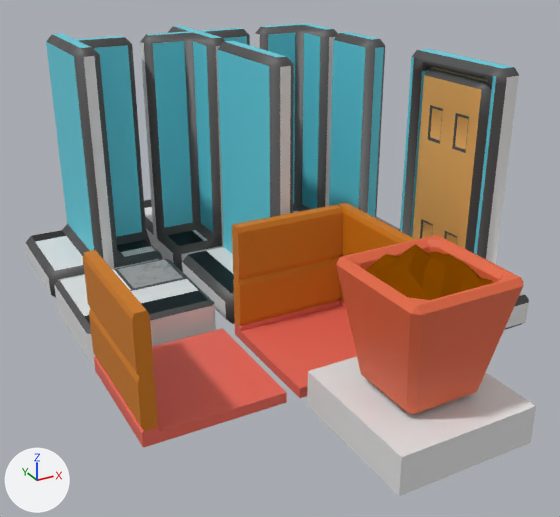
Before and after pictures for a commit that changed the Blender file Assets/Models/Greenhouse Walls/BuildingTiles.blend.
One viewpoint serves both versions: a 50 mm camera at (-2.74, -5.39, 2.95) aimed at (0.05, -0.33, 0.42). The axes (+X, +Y, +Z) are drawn at lower left. The lights are the same throughout.

Objects in the first picture: 'Cube', 'Door', 'Flat Wall', 'Floor Tile', 'Four Corner', 'Plane', 'Single Corner', 'SingleEdge', 'dirt inset corner', 'dirt inset edge', 'double Corner', 'planter'.
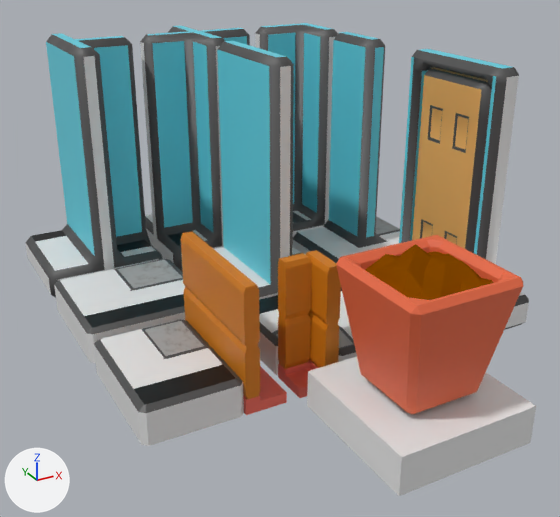
What differs and where, as boxes (x1, y1, x2, y2) in the pictures (560 x 517 px; the box of a moved part takes in the faces that stretch with it):
'dirt inset edge', reshaped (8% taller): before (83, 250, 287, 448); after (94, 232, 287, 446)
'dirt inset corner', reshaped: before (232, 203, 416, 398); after (258, 250, 357, 398)
'Plane', hidden: before (144, 200, 152, 215)
part 1 of me_cube_010, moved or reshaped: before (83, 250, 158, 431); after (181, 232, 260, 399)
part 2 of me_cube_010, added: after (94, 319, 244, 446)
part 3 of me_cube_010, moved or reshaped: before (94, 328, 287, 448); after (243, 366, 287, 415)
part 4 of me_cube_011, added: after (258, 288, 357, 375)
part 5 of me_cube_011, added (brown): after (305, 250, 341, 368)
part 6 of me_cube_011, added (brown): after (278, 253, 312, 369)
part 7 of me_cube_011, deleted (orange): before (338, 203, 416, 303)
part 8 of me_cube_011, deleted (brown): before (232, 205, 343, 326)
part 9 of me_cube_011, moved or reshaped: before (234, 299, 357, 398); after (278, 360, 318, 398)

What the commit changed:
me_cube_010 is used by ob_dirt_inset_edge; location (-1.1, -1.1, 0.0).
me_cube_010 had 44 vertices, 39 faces and spanned x -0.5..0.5, y -0.5..0.5, z 0.0..0.916.
me_cube_010 now has 68 vertices, 57 faces and spans x -0.5..0.5, y -0.5..0.5, z 0.0..0.916.
me_cube_010 part 1: the loose piece of 28 vertices spanning x -0.5..-0.395, y -0.5..0.5, z 0.116..0.916 is moved by (0.7, 0.0, 0.0).
me_cube_010 part 2: a new loose piece of 24 vertices spanning x -0.5..0.2, y -0.5..0.5, z 0.0..0.268.
Part 3, on me_cube_010:
12 vertices are removed from x -0.5..-0.395, y -0.5..0.5, z 0.0..0.116.
13 faces are deleted.
12 vertices are added at x 0.2..0.305, y -0.5..0.5, z 0.0..0.116.
13 new faces join them, mat_palette (picture img_greenhouse_palette_png).
me_cube_010 now uses material mat_base_material (white #e7e7e7).
me_cube_010 now uses material mat_tile_floor (picture img_floortiletexture).
me_cube_010 now uses material mat_grout (dark grey #4c4c4c).
me_cube_011 is used by ob_dirt_inset_corner; location (0.0, -1.1, 0.0).
me_cube_011 had 82 vertices, 77 faces and spanned x -0.5..0.5, y -0.5..0.5, z 0.0..0.916.
me_cube_011 now has 121 vertices, 112 faces and spans x -0.5..0.5, y -0.5..0.5, z 0.0..0.916.
me_cube_011 part 4: a new loose piece of 39 vertices spanning x -0.5..0.5, y -0.5..0.5, z 0.0..0.268.
me_cube_011 part 5: a new loose piece of 28 vertices spanning x -0.305..-0.2, y -0.5..-0.2, z 0.116..0.916, in mat_palette (picture img_greenhouse_palette_png).
me_cube_011 part 6: a new loose piece of 28 vertices spanning x -0.5..-0.305, y -0.305..-0.2, z 0.116..0.916, in mat_palette (picture img_greenhouse_palette_png).
me_cube_011 part 7: the loose piece of 28 vertices spanning x 0.395..0.5, y -0.5..0.5, z 0.116..0.916 is deleted.
me_cube_011 part 8: the loose piece of 28 vertices spanning x -0.5..0.395, y 0.395..0.5, z 0.116..0.916 is deleted.
Part 9, on me_cube_011:
24 vertices are removed from x -0.5..0.5, y -0.5..0.5, z 0.0..0.116.
25 faces are deleted.
9 vertices are added at x -0.5..-0.2, y -0.305, z 0.0..0.116.
9 new vertices lie (0.0, 0.105, 0.0) away from vertices in x -0.5..-0.2, y -0.305, z 0.0..0.116.
6 new vertices lie (0.0, -0.195, 0.0) away from vertices in x -0.305..-0.2, y -0.305, z 0.0..0.116.
25 new faces join them, mat_palette (picture img_greenhouse_palette_png).
me_cube_011 now uses material mat_base_material (white #e7e7e7).
me_cube_011 now uses material mat_tile_floor (picture img_floortiletexture).
me_cube_011 now uses material mat_grout (dark grey #4c4c4c).
Object 'Plane' (ob_plane) is now hidden.
